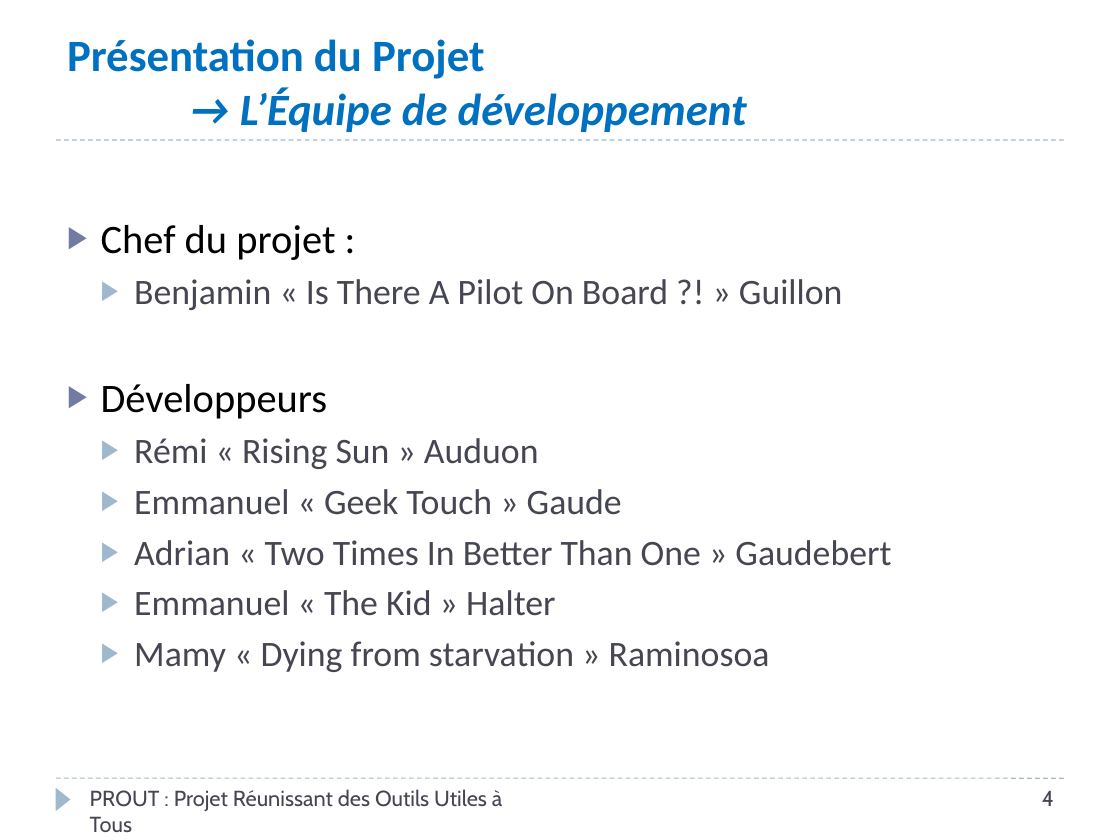
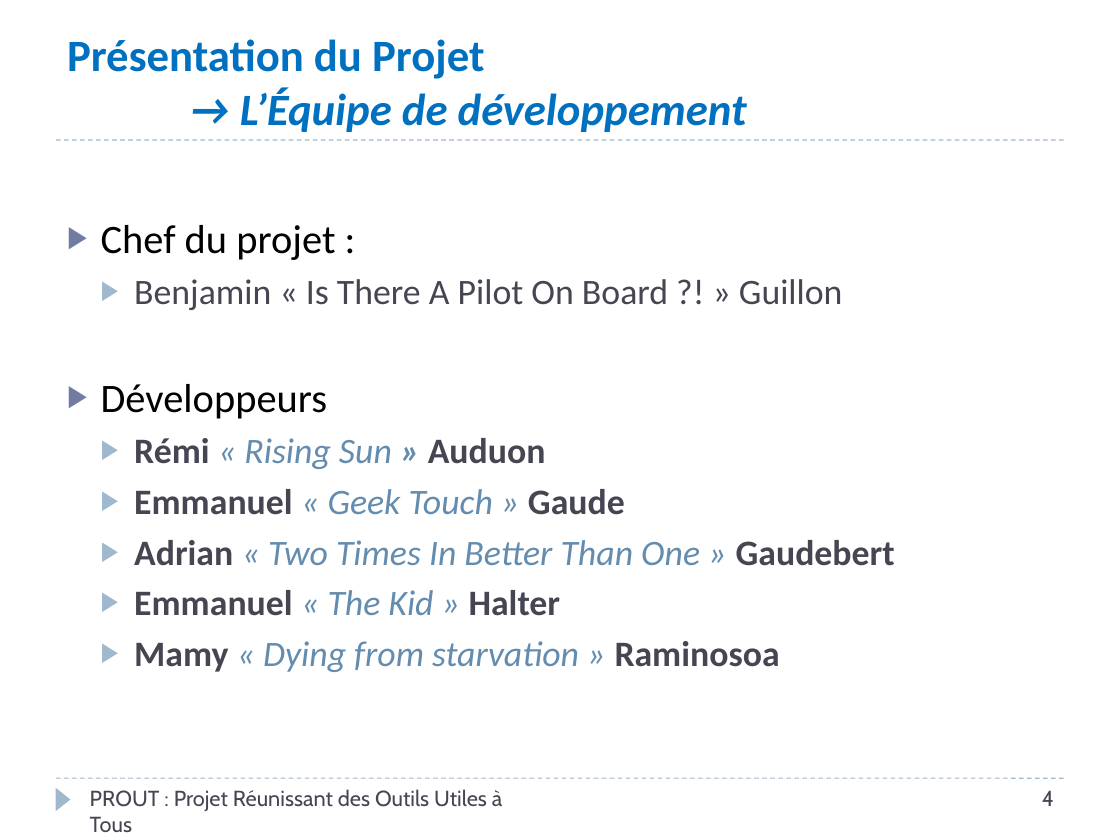
Before and after one commit to Bengrunt/mif16pm, a slide deck: slide 4 of docs/presentation-g03 (2).pptx. Drawn at 1120x840 pixels with LibreOffice and Linux fonts; fonts in the diff are those of the drawing. Boxes give left, top, right and bottom in pixels: in the first picture for what was removed or moved away, otherwise in the second. Text is boxed around its words. In the diff, an @@ line names an element or a change of style, - is before the commit and + after.

```diff
--- a/docs/presentation-g03 (2).pptx
+++ b/docs/presentation-g03 (2).pptx
@@ text at box(134, 438, 895, 672): text colour #464653 to #638CAE, italic on in "« Rising Sun »", "« Geek Touch »", "« Two Times In Better Than One ...", "« The Kid »" and 1 more places; bold on in "Rémi » Auduon", "Emmanuel Gaude", "Adrian Gaudebert", "Emmanuel Halter" and 1 more places @@
```
